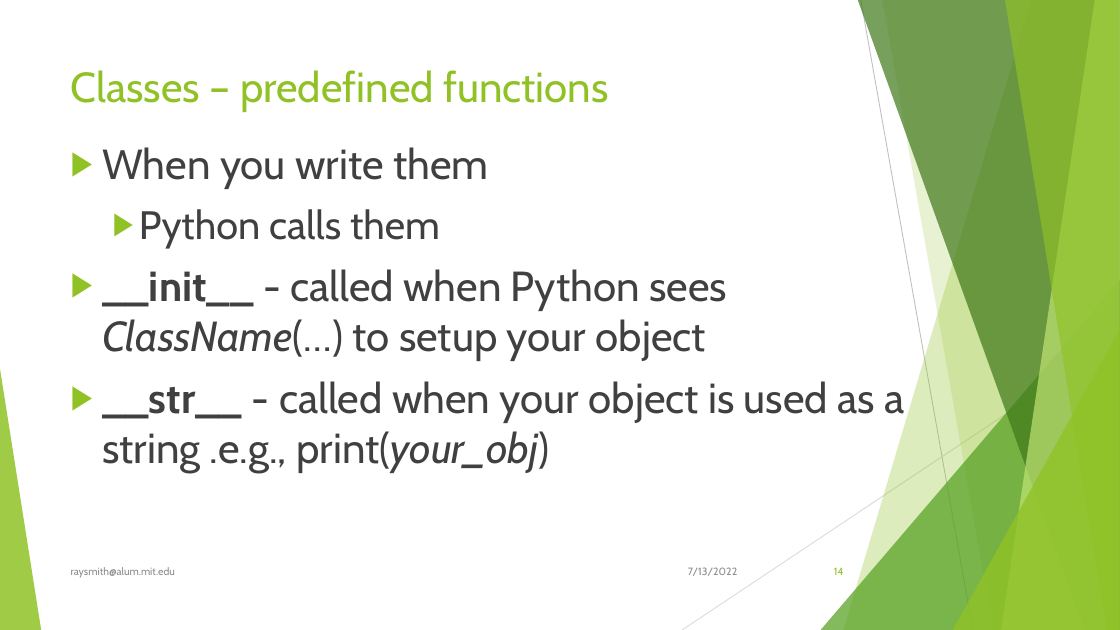
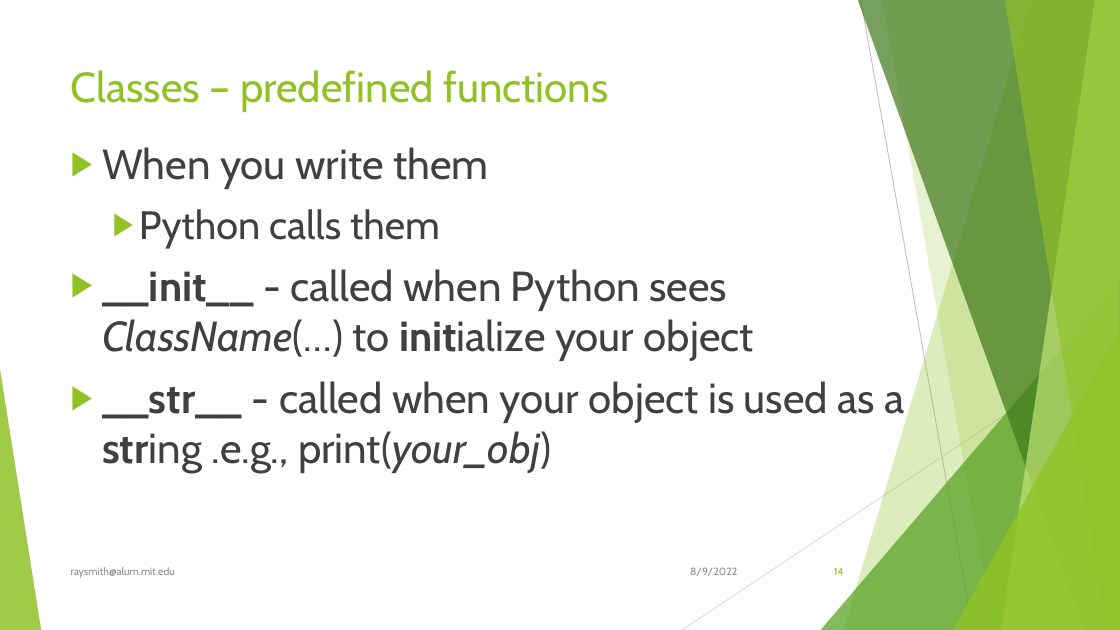
Before and after one commit to raysmith619/Introduction-To-Programming, a slide deck: slide 14 of presentation/Class_5_Classes/Class_5_Classes.pptx. Drawn at 1120x630 pixels with LibreOffice and Linux fonts; fonts in the diff are those of the drawing. Boxes give left, top, right and bottom in pixels: in the first picture for what was removed or moved away, otherwise in the second. Text is boxed around its words. In the diff, an @@ line names an element or a change of style, - is before the commit and + after.

```diff
--- a/presentation/Class_5_Classes/Class_5_Classes.pptx
+++ b/presentation/Class_5_Classes/Class_5_Classes.pptx
@@ text at [102,269,754,361]: text changed @@
-▶ __init__ - called when Python sees ClassName(…) to setup your object
+▶ __init__ - called when Python sees ClassName(…) to initialize your object
@@ text at [102,381,905,473]: bold on in "string" @@
@@ text at [690,567,737,576]: text changed @@
-7/13/2022
+8/9/2022
```
Also in this commit, not shown: 21 other slides changed, 7 slides added, 1 slide removed, 16 other files.
